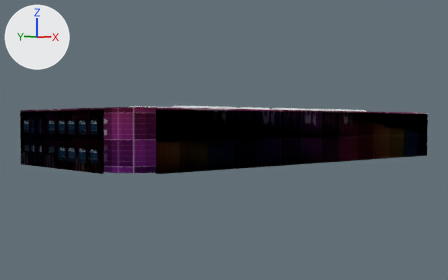
What one commit did to the Blender file mce-thl-plant/mce-thl-plant.blend.
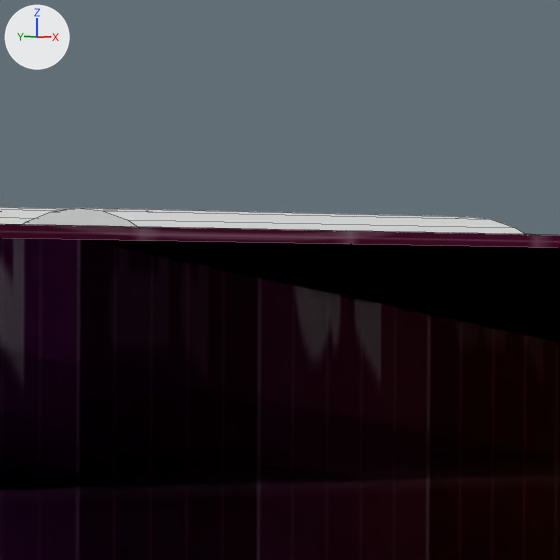
The first picture shows the older version from a 50 mm camera at (-65.5, -67.0, 5.4) aimed at (-2.7, 2.3, 2.7). The close-ups show both versions on the part from 70% to 83% of the width and 31% to 52% of the height of that picture; other places that the commit changed are outside them. The axes (+X, +Y, +Z) are drawn at upper left. The lights are the same throughout. The close-ups show mesh edges as thin lines.

The first close-up shows 'Dachkante', 'Oberlicht_10m (4)', 'Wand Rechts'.
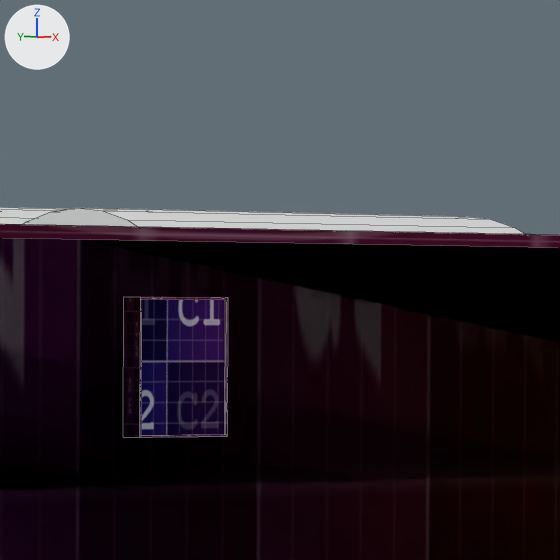
Where the change shows, as pixel boxes [x1, y1, x2, y2] in the close-ups (560 x 560 px):
```json
{"object": "Firmenlogo", "change": "added", "after": [123, 297, 228, 438]}
```

The change, as JSON lines over the scene's bpy script:
```json
{"op": "add", "block": "me_würfel", "code": ["me_würfel = bpy.data.meshes.new('Würfel')", "me_würfel.from_pydata(...)  # 16 vertices, 13 faces; spans x -1.0..1.0, y -0.3..0.0, z -1.0..1.0", "me_würfel.materials.append(mat_material)"]}
{"op": "add", "block": "ob_firmenlogo", "code": ["ob_firmenlogo = bpy.data.objects.new('Firmenlogo', me_würfel)", "ob_firmenlogo.location = (4.0, -12.5, 5.0)"]}
```
